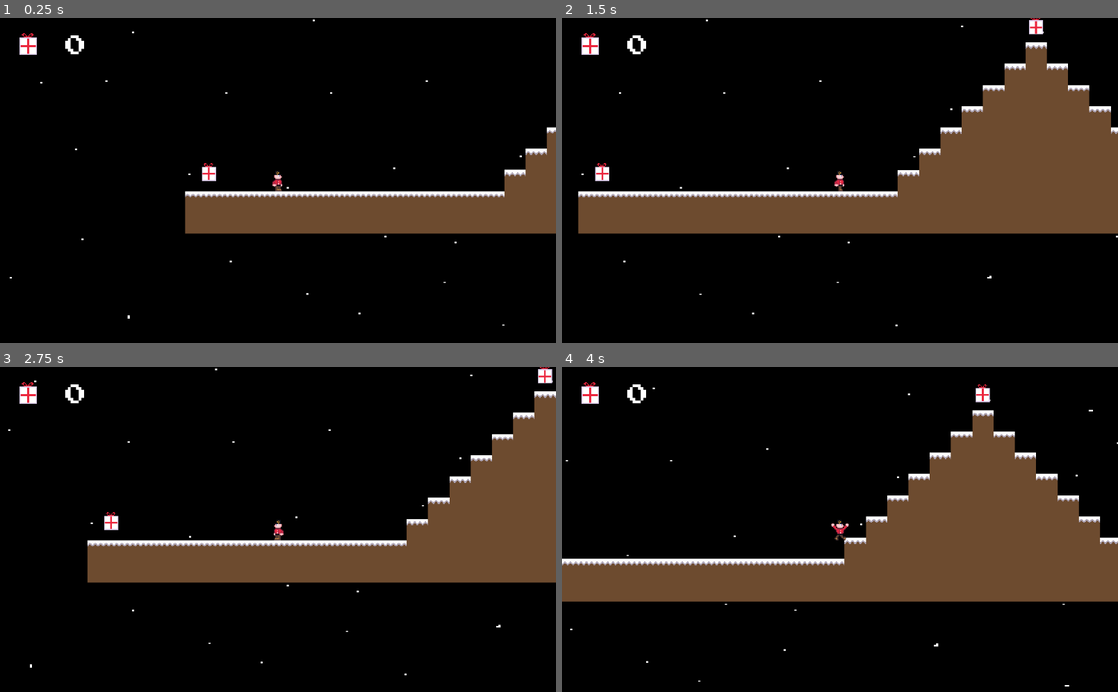
Above: before the commit, frames 1-4 (two rows, left to right).
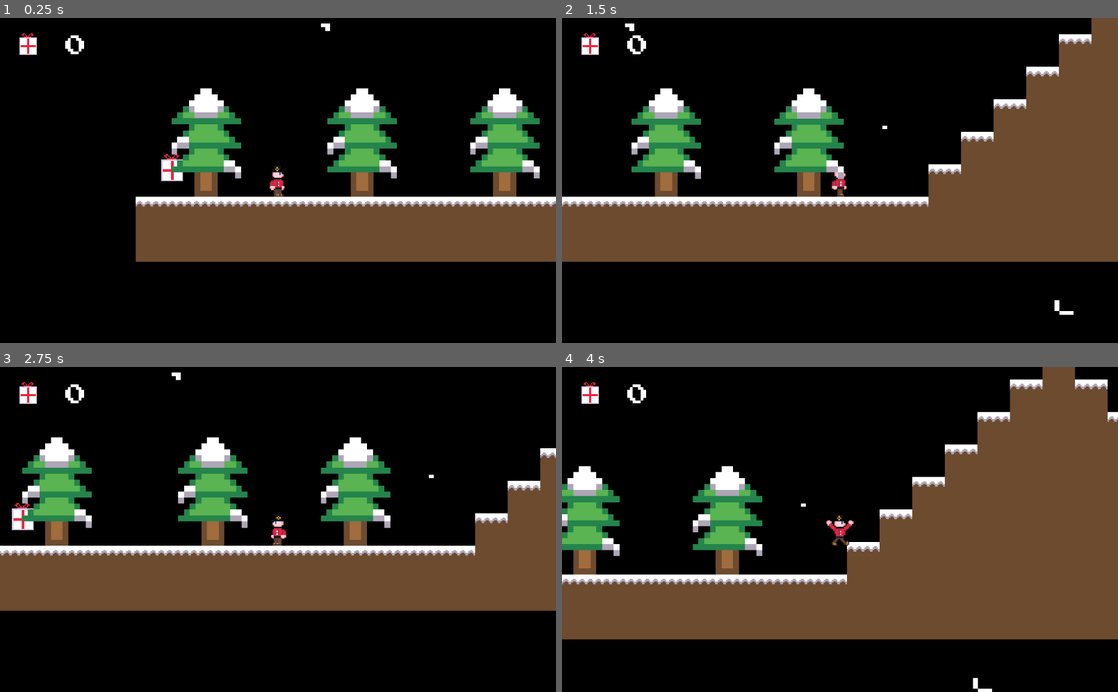
Above: after the commit, the same moments.

Repository: RetroSpaceMan123/Little-Marching-Boy
Game: Godot game, scene res://Source/Levels/Test Level.tscn
Same seed, same stepped clock (60 frames per second), same inputs: the game is played once before the commit and once after it.
Inputs:
- Up to frame 1 (0.25 s): no input
- Up to frame 2 (1.5 s): tap Enter at 0.5 s; hold D (move_right) from 0.53 s (still down); tap Space (jump) at 0.77 s
- Up to frame 3 (2.75 s): tap Space (jump) at 1.52 s; release D (move_right) at 2.03 s; hold A (move_left) from 2.03 s (still down)
- Up to frame 4 (4 s): release A (move_left) at 2.78 s; hold D (move_right) from 2.78 s (still down); tap Space (jump) at 3.02, 3.77 s

The runs differ from the first frame. In frame 1, 19% of the frame differs, in the area x 1-100%, y 0-95%; in frame 2, 23%; in frame 3, 27%; in frame 4, 29%, in the area x 0-100%, y 0-100%.

Commit message:
Background
Added trees, rocks, poppies, and bushes

Diff:
--- a/Little Marching Boy Source/Source/Levels/Test Level.tscn
+++ b/Little Marching Boy Source/Source/Levels/Test Level.tscn
@@ -7,31 +7,32 @@
 [ext_resource path="res://Source/Levels/Camera2D.gd" type="Script" id=5]
 [ext_resource path="res://Assets/Graphics/Backgrounds/Star_Background.png" type="Texture" id=6]
 [ext_resource path="res://Assets/Audio/Moon Maiden.wav" type="AudioStream" id=7]
+[ext_resource path="res://Source/Sprites/Tree.tscn" type="PackedScene" id=8]
 
-[sub_resource type="Curve" id=2]
+[sub_resource type="Curve" id=1]
 min_value = -40.0
 max_value = 40.0
 _data = [ Vector2( 0.0704225, -26.3636 ), 0.0, -187.769, 0, 0, Vector2( 0.158451, 25.2727 ), -1032.73, -1032.73, 0, 0,  …(198 unchanged characters)…
 
-[sub_resource type="CurveTexture" id=3]
-curve = SubResource( 2 )
+[sub_resource type="CurveTexture" id=2]
+curve = SubResource( 1 )
 
-[sub_resource type="ParticlesMaterial" id=1]
+[sub_resource type="ParticlesMaterial" id=3]
 emission_shape = 2
 emission_box_extents = Vector3( 100, 1, 1 )
 flag_disable_z = true
 gravity = Vector3( 0, 30, 0 )
 orbit_velocity = 0.0
 orbit_velocity_random = 0.0
-tangential_accel_curve = SubResource( 3 )
+tangential_accel_curve = SubResource( 2 )
 scale = 0.25
 scale_random = 1.0
 
 [node name="Test Level" type="Node2D"]
 
 [node name="Star_Background" type="Sprite" parent="."]
-position = Vector2( 530.17, 257.869 )
-scale = Vector2( 2.45662, 1.67114 )
+position = Vector2( 501.658, 562.999 )
+scale = Vector2( 3.51678, 2.68824 )
 texture = ExtResource( 6 )
 __meta__ = {
 "_edit_lock_": true
@@ -64,7 +65,7 @@
 
 [node name="Camera2D" type="Camera2D" parent="."]
 current = true
-zoom = Vector2( 0.612, 0.612 )
+zoom = Vector2( 0.4, 0.4 )
 script = ExtResource( 5 )
 
 [node name="CanvasLayer" type="CanvasLayer" parent="."]
@@ -84,5 +85,29 @@
 lifetime = 10.0
 preprocess = 2.0
 randomness = 1.0
-process_material = SubResource( 1 )
+process_material = SubResource( 3 )
+
+[node name="Tree" parent="." instance=ExtResource( 8 )]
+position = Vector2( 170, 495 )
+scale = Vector2( 4.26792, 4.43854 )
+
+[node name="Tree4" parent="." instance=ExtResource( 8 )]
+position = Vector2( 950, 495 )
+scale = Vector2( 4.26792, 4.43854 )
+
+[node name="Tree5" parent="." instance=ExtResource( 8 )]
+position = Vector2( 825, 495 )
+scale = Vector2( 4.26792, 4.43854 )
+
+[node name="Tree6" parent="." instance=ExtResource( 8 )]
+position = Vector2( 730, 495 )
+scale = Vector2( 4.26792, 4.43854 )
+
+[node name="Tree3" parent="." instance=ExtResource( 8 )]
+position = Vector2( 55, 495 )
+scale = Vector2( 4.26792, 4.43854 )
+
+[node name="Tree2" parent="." instance=ExtResource( 8 )]
+position = Vector2( 275, 495 )
+scale = Vector2( 4.26792, 4.43854 )
 [connection signal="body_entered" from="Present" to="Player" method="_on_Present_body_entered"]
--- /dev/null
+++ b/Little Marching Boy Source/Source/Sprites/Bush.tscn
@@ -0,0 +1,9 @@
+[gd_scene load_steps=2 format=2]
+
+[ext_resource path="res://Assets/Graphics/Spritesheets/LMB_New_Sprite_Sheet(24x24).png" type="Texture" id=1]
+
+[node name="Sprite" type="Sprite"]
+texture = ExtResource( 1 )
+vframes = 16
+hframes = 16
+frame = 20
--- /dev/null
+++ b/Little Marching Boy Source/Source/Sprites/Poppy.tscn
@@ -0,0 +1,9 @@
+[gd_scene load_steps=2 format=2]
+
+[ext_resource path="res://Assets/Graphics/Spritesheets/LMB_New_Sprite_Sheet(24x24).png" type="Texture" id=1]
+
+[node name="Sprite" type="Sprite"]
+texture = ExtResource( 1 )
+vframes = 16
+hframes = 16
+frame = 15
--- /dev/null
+++ b/Little Marching Boy Source/Source/Sprites/Rock.tscn
@@ -0,0 +1,9 @@
+[gd_scene load_steps=2 format=2]
+
+[ext_resource path="res://Assets/Graphics/Spritesheets/LMB_New_Sprite_Sheet(24x24).png" type="Texture" id=1]
+
+[node name="Sprite" type="Sprite"]
+texture = ExtResource( 1 )
+vframes = 16
+hframes = 16
+frame = 18
--- /dev/null
+++ b/Little Marching Boy Source/Source/Sprites/Tree.tscn
@@ -0,0 +1,9 @@
+[gd_scene load_steps=2 format=2]
+
+[ext_resource path="res://Assets/Graphics/Spritesheets/LMB_New_Sprite_Sheet(24x24).png" type="Texture" id=1]
+
+[node name="Sprite" type="Sprite"]
+texture = ExtResource( 1 )
+vframes = 16
+hframes = 16
+frame = 19
--- a/Little Marching Boy Source/project.godot
+++ b/Little Marching Boy Source/project.godot
@@ -17,7 +17,8 @@
 
 config/name="Little Marching Boy Source"
 run/main_scene="res://Source/Levels/Test Level.tscn"
-config/icon="res://icon.png"
+config/icon="res://Assets/iconLMB.png"
+config/windows_native_icon="res://Assets/favicon.ico"
 
 [input]
 
Binary file changed: Little Marching Boy Source/Assets/Graphics/Spritesheets/LMB_New_Sprite_Sheet(24x24).png
Binary file added: Little Marching Boy Source/Assets/Graphics/iconLMB.png
Not shown, added: Little Marching Boy Source/Assets/Graphics/iconLMB.png.import
Binary file added: Little Marching Boy Source/Assets/favicon.ico
Binary file added: Little Marching Boy Source/Assets/iconLMB.ico
Binary file added: Little Marching Boy Source/Assets/iconLMB.png
Not shown, added: Little Marching Boy Source/Assets/iconLMB.png.import
Not shown: 1 places in Little Marching Boy Source/Source/Levels/Test Level.tscn that only renumber resources
Not shown, changed: Little Marching Boy Source/export_presets.cfg
Not shown, changed: Little Marching Boy Runnables/v0.1/HTML5/LittleMarchingBoyWeb/Little_Marching_Boy_V0.1.pck
Not shown, changed: Little Marching Boy Runnables/v0.1/HTML5/LittleMarchingBoyWeb/favicon.png
Not shown, added: Little Marching Boy Runnables/v0.1/Windows/x86/Little_Marching_Boy_V0.1.exe
(and 1 more such lines)
